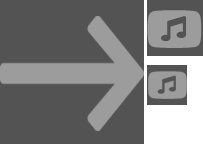
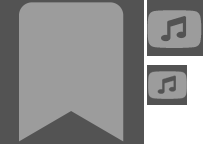
Two versions of the same layered image (203 × 144). Layer-by-layer changes:
added group "library" with 2 layers in group "Key Icons" over [19, 2, 125, 142]
added layer "library-on" in group "library" over [19, 2, 124, 142]
hid "repeat-none" over [0, 16, 144, 131]
showed group "dislike" (2 layers) over [2, 10, 141, 133]
